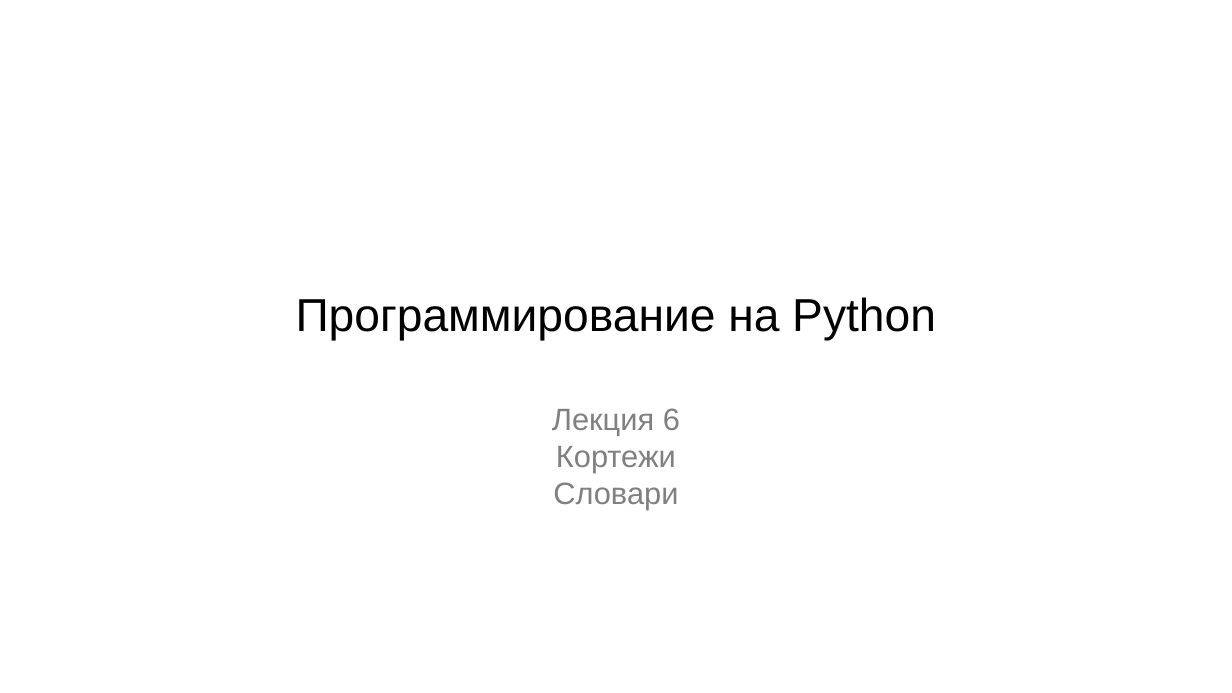
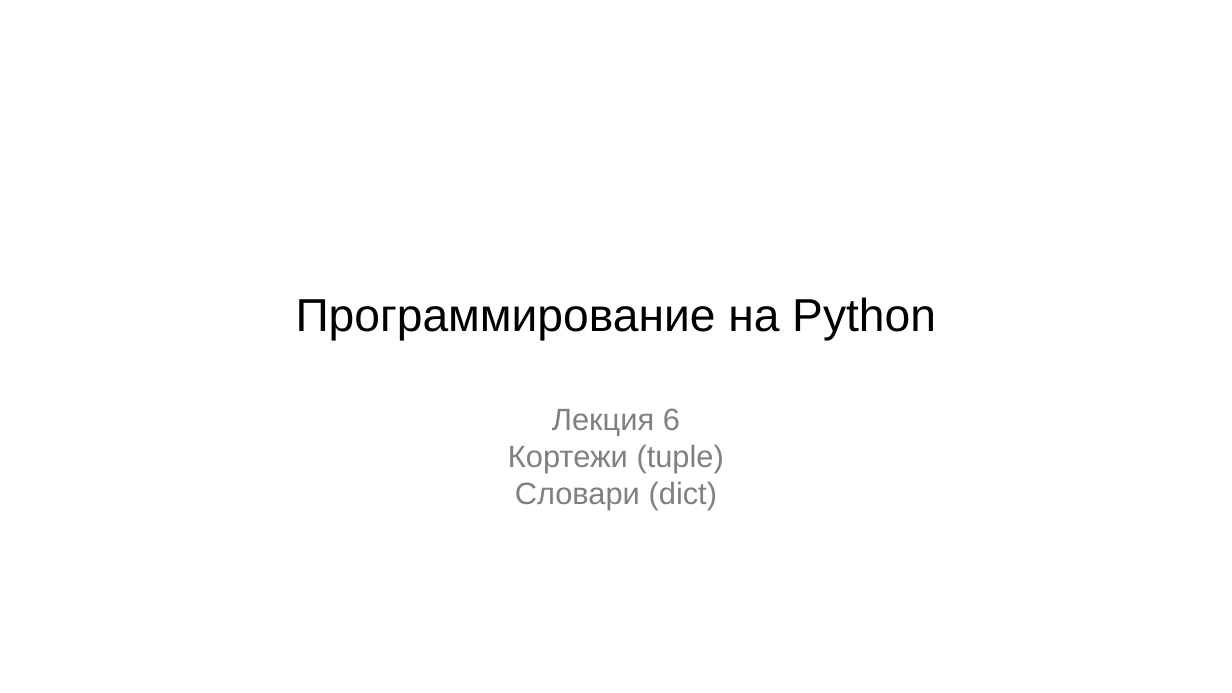
Before and after one commit to maxchv/LearnPython, a slide deck: slide 1 of week03/06.TuplesAndDictionary.pptx. Drawn at 1232x693 pixels with LibreOffice and Linux fonts; fonts in the diff are those of the drawing. Boxes give left, top, right and bottom in pixels: in the first picture for what was removed or moved away, otherwise in the second. Text is boxed around its words. In the diff, an @@ line names an element or a change of style, - is before the commit and + after.

```diff
--- a/week03/06.TuplesAndDictionary.pptx
+++ b/week03/06.TuplesAndDictionary.pptx
@@ subtitle at bbox=[508, 444, 724, 509]: text changed @@
-Кортежи
-Словари
+Кортежи (tuple)
+Словари (dict)
```
Also in this commit, not shown: 8 other slides changed, 28 slides added, 1 slide removed, 3 other files.
